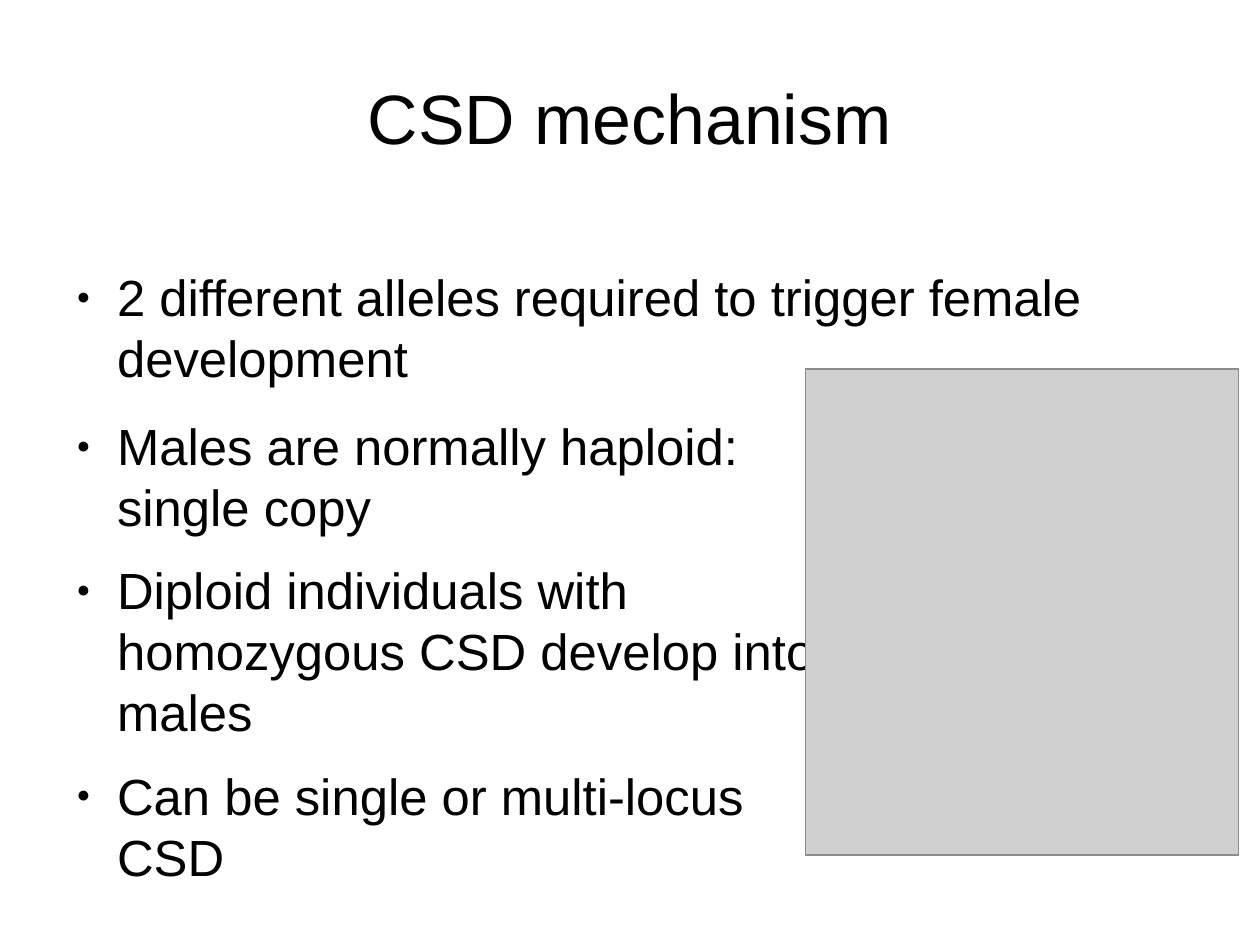
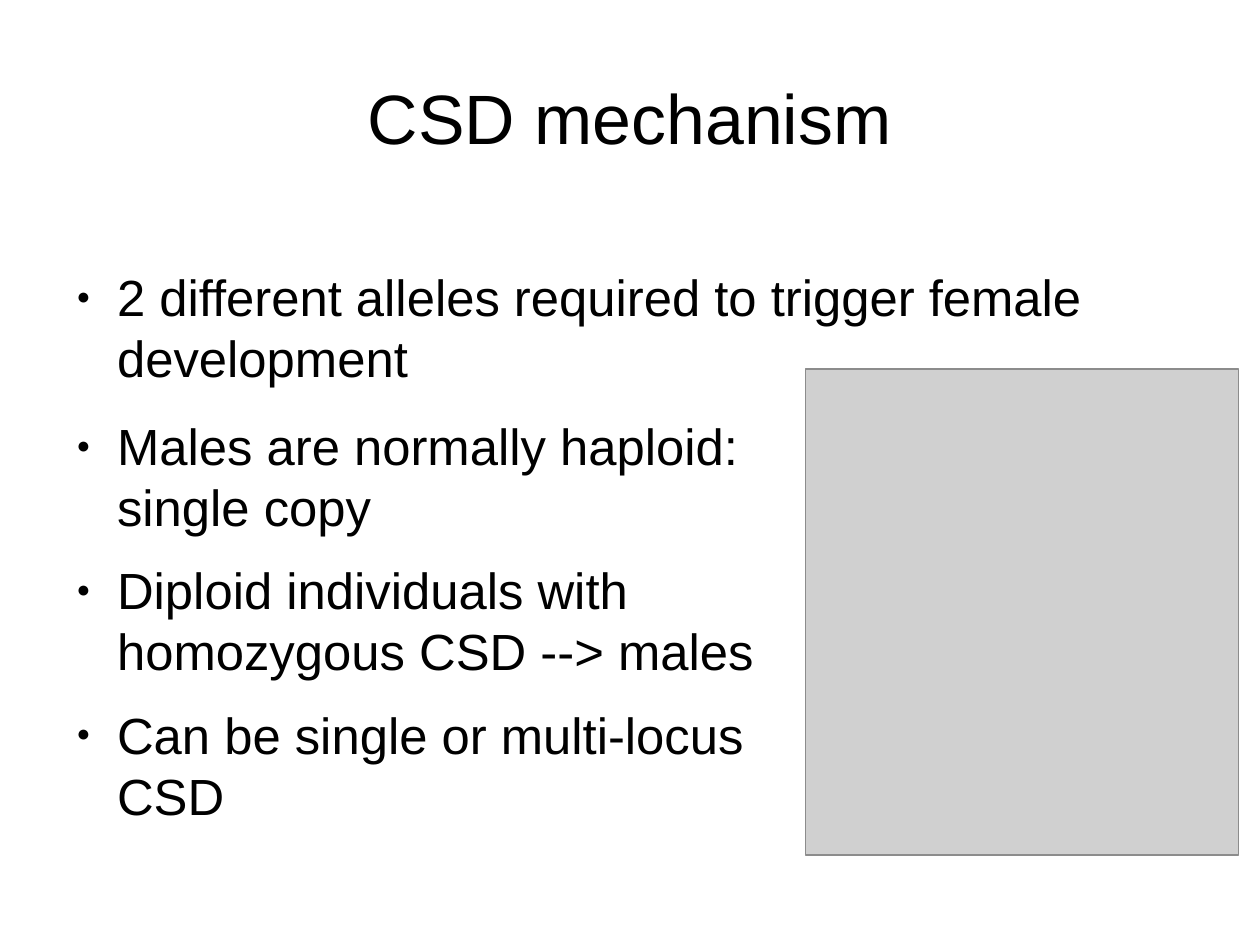
Before and after one commit to cmdoret/master_archive, a slide deck: slide 3 of reports/presentations/lab_meeting_20170712/lab_meeting_20170712.odp (slide 2 before the commit). Drawn at 1260x945 pixels with LibreOffice and Linux fonts; fonts in the diff are those of the drawing; grey boxes stand for pictures. Boxes give left, top, right and bottom in pixels: in the first picture for what was removed or moved away, otherwise in the second. Text is boxed around its words. In the diff, an @@ line names an element or a change of style, - is before the commit and + after.

```diff
--- a/reports/presentations/lab_meeting_20170712/lab_meeting_20170712.odp
+++ b/reports/presentations/lab_meeting_20170712/lab_meeting_20170712.odp
@@ text at <box>117,572,753,681</box>: text changed @@
-● Diploid individuals with homozygous CSD develop into males
+● Diploid individuals with homozygous CSD --> males
```
Also in this commit, not shown: 5 other slides changed, 8 slides added, 21 other files.
